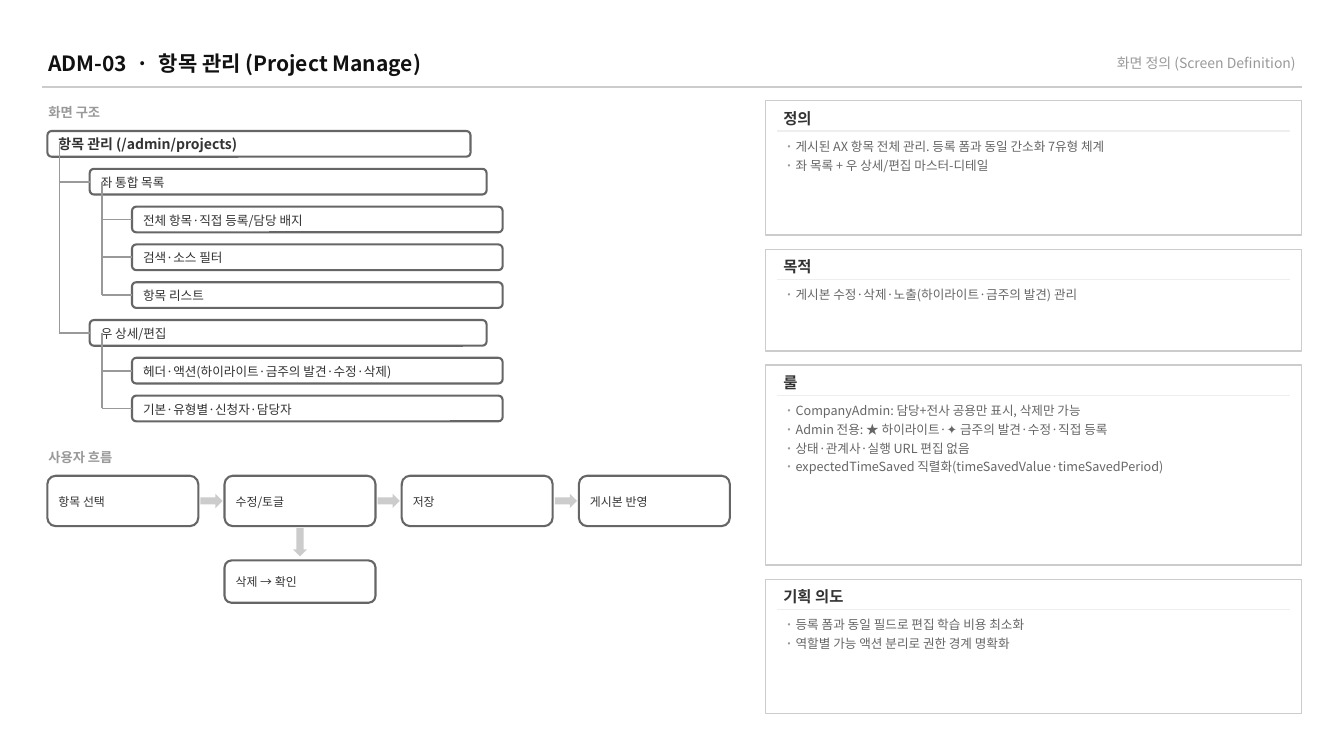
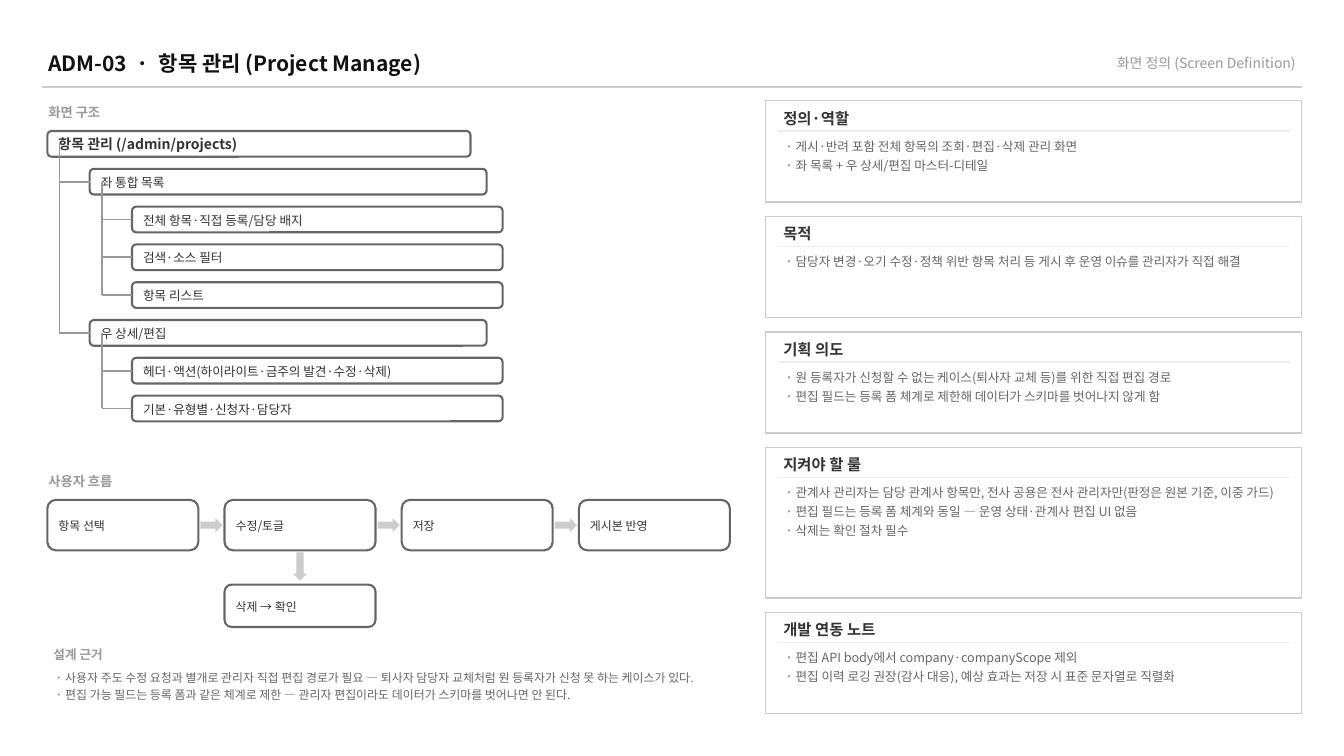
Before and after one commit to BaeNerd/Workspace, a slide deck: slide 6 of axplatform/docs/screen-specs/admin-screens.pptx. Drawn at 1344x756 pixels with LibreOffice and Linux fonts; fonts in the diff are those of the drawing. Boxes give left, top, right and bottom in pixels: in the first picture for what was removed or moved away, otherwise in the second. Text is boxed around its words. In the diff, an @@ line names an element or a change of style, - is before the commit and + after.

```diff
--- a/axplatform/docs/screen-specs/admin-screens.pptx
+++ b/axplatform/docs/screen-specs/admin-screens.pptx
@@ rectangle: place and size @@
-rectangle at <box>765,101,1302,235</box>
+rectangle at <box>765,101,1302,203</box>
@@ text at <box>783,111,849,126</box>: text changed @@
-정의
+정의·역할
@@ text at <box>796,140,1077,152</box>: text changed @@
-· 게시된 AX 항목 전체 관리. 등록 폼과 동일 간소화 7유형 체계
+· 게시·반려 포함 전체 항목의 조회·편집·삭제 관리 화면
@@ 1 text, 1 line, 1 rectangle: place and size @@
-1 text, 1 line, 1 rectangle at <box>765,249,1302,351</box>
+1 text, 1 line, 1 rectangle at <box>765,217,1302,319</box>
@@ text at <box>796,255,1241,267</box>: text changed; size 11 to 9 pt; text colour #333333 to #666666; bold off @@
-룰
+· 담당자 변경·오기 수정·정책 위반 항목 처리 등 게시 후 운영 이슈를 관리자가 직접 해결
@@ text removed at <box>796,288,1077,301</box> @@
-· 게시본 수정·삭제·노출(하이라이트·금주의 발견) 관리
@@ rectangle added at <box>765,332,1302,434</box>, fill #FFFFFF, outline #CCCCCC 1 pt @@
@@ text "기획 의도": place and size @@
-text "기획 의도" at <box>783,589,843,604</box>
+text "기획 의도" at <box>783,342,843,357</box>
@@ line moved from (777, 395) - (1290, 395) to (777, 362) - (1290, 362) @@
@@ text added at <box>796,371,1171,402</box>, 9 pt, text #666666 @@
+· 원 등록자가 신청할 수 없는 케이스(퇴사자 교체 등)를 위한 직접 편집 경로
+· 편집 필드는 등록 폼 체계로 제한해 데이터가 스키마를 벗어나지 않게 함
@@ text removed at <box>796,404,1163,474</box> @@
-· CompanyAdmin: 담당+전사 공용만 표시, 삭제만 가능
-· Admin 전용: ★ 하이라이트·✦ 금주의 발견·수정·직접 등록
-· 상태·관계사·실행 URL 편집 없음
-· expectedTimeSaved 직렬화(timeSavedValue·timeSavedPeriod)
@@ rectangle: place and size @@
-rectangle at <box>765,365,1302,565</box>
+rectangle at <box>765,448,1302,599</box>
@@ line added from (777, 478) to (1290, 478), #EEEEEE 1 pt @@
@@ text added at <box>783,455,861,475</box>, 11 pt, text #333333, bold @@
+지켜야 할 룰
@@ text added at <box>796,486,1273,536</box>, 9 pt, text #666666 @@
+· 관계사 관리자는 담당 관계사 항목만, 전사 공용은 전사 관리자만(판정은 원본 기준, 이중 가드)
+· 편집 필드는 등록 폼 체계와 동일 — 운영 상태·관계사 편집 UI 없음
+· 삭제는 확인 절차 필수
@@ 6 texts, 5 rounded rectangles, 3 right arrows, 1 down arrow: place and size @@
-6 texts, 5 rounded rectangles, 3 right arrows, 1 down arrow at <box>47,451,730,603</box>
+6 texts, 5 rounded rectangles, 3 right arrows, 1 down arrow at <box>47,475,730,627</box>
@@ rectangle: place and size @@
-rectangle at <box>765,580,1302,714</box>
+rectangle at <box>765,612,1302,714</box>
@@ text added at <box>783,622,875,637</box>, 11 pt, text #333333, bold @@
+개발 연동 노트
@@ text removed at <box>796,618,1024,649</box> @@
-· 등록 폼과 동일 필드로 편집 학습 비용 최소화
-· 역할별 가능 액션 분리로 권한 경계 명확화
@@ text added at <box>53,648,103,660</box>, 9 pt, text #999999, bold @@
+설계 근거
@@ line moved from (777, 610) - (1290, 610) to (777, 642) - (1290, 642) @@
@@ text added at <box>796,651,1175,683</box>, 9 pt, text #666666 @@
+· 편집 API body에서 company·companyScope 제외
+· 편집 이력 로깅 권장(감사 대응), 예상 효과는 저장 시 표준 문자열로 직렬화
@@ text added at <box>65,672,693,700</box>, 8.5 pt, text #666666 @@
+· 사용자 주도 수정 요청과 별개로 관리자 직접 편집 경로가 필요 — 퇴사자 담당자 교체처럼 원 등록자가 신청 못 하는 케이스가 있다.
+· 편집 가능 필드는 등록 폼과 같은 체계로 제한 — 관리자 편집이라도 데이터가 스키마를 벗어나면 안 된다.
```
Also in this commit, not shown: 21 other slides changed, 6 other files.
